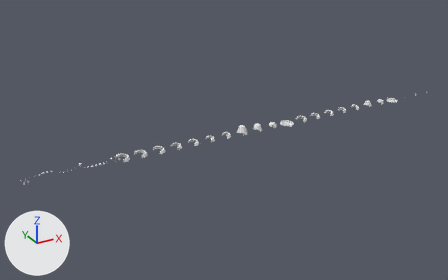
The Blender file art_src/kit/kit_hall.blend as it was, and as the next commit left it.
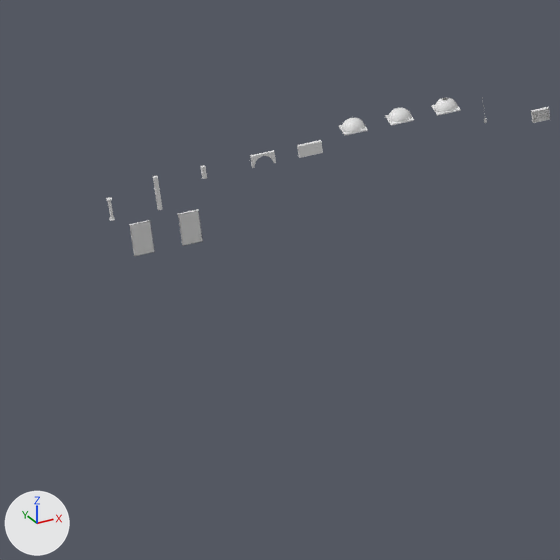
The first picture shows the older version from a 50 mm lens placed at (-167.0, -1134.0, 541.0), pointed at (445.0, -21.0, -16.0). The close-ups show the older and then the newer version on the part from 2% to 14% of the width and 58% to 76% of the height of that picture. Only the edits that show in the close-ups are written down. Arrows for +X, +Y and +Z are at lower left; the lights stay in place. Objects named as collision shapes, trigger or cutter boxes, shadow casters or lower levels of detail are left out.

Script lines for the objects in view, before the commit:
```python
me_case_wall_tall_ladder_4m__body_col_001 = bpy.data.meshes.new('case_wall_tall_ladder_4m__body-col.001')
me_case_wall_tall_ladder_4m__body_col_001.from_pydata(...)  # 144 vertices, 108 faces; spans x 0.31..3.69, y 0.46..0.93, z 0.0..5.9
me_case_wall_tall_ladder_4m__body_col_001.materials.append(mat_wood)  # white #e7e7e7
ob_case_wall_tall_ladder_4m__body_col = bpy.data.objects.new('case_wall_tall_ladder_4m__body-col', me_case_wall_tall_ladder_4m__body_col_001)
ob_case_wall_tall_ladder_4m__body_col.parent = ob_m_case_wall_tall_ladder_4m
ob_case_wall_tall_ladder_4m__body_col.location = (0.0, 0.0, 0.0)
```
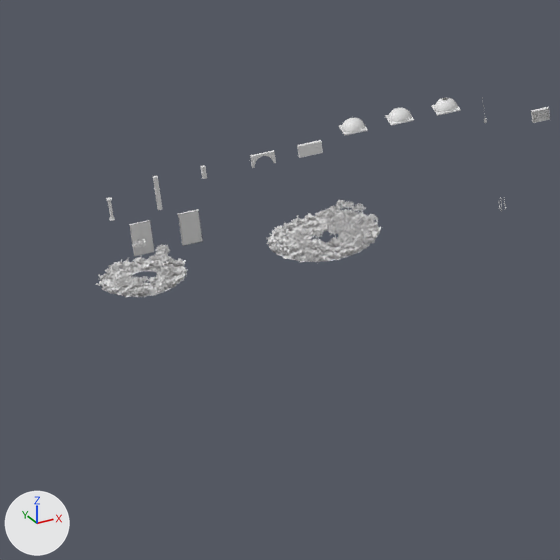
Changed parts and their boxes [x1, y1, x2, y2] in the close-ups (560 x 560 px):
'cone_garden120__fern', added
    after: [266, 209, 381, 261]
'cone_garden100__fern', added
    after: [96, 255, 187, 296]
'cone_garden120__leaves', added
    after: [288, 200, 378, 251]
'cone_garden100__leaves', added
    after: [107, 238, 176, 288]
'cone_garden120__grass', added
    after: [273, 209, 378, 262]
'cone_garden120__soil', added
    after: [269, 216, 371, 262]
'cone_garden100__grass', added
    after: [102, 257, 185, 296]
'cone_garden100__soil', added
    after: [99, 259, 183, 297]
'cone_garden120__flowers', added
    after: [272, 215, 377, 262]
'cone_garden120__moss', added
    after: [274, 217, 376, 263]
'cone_garden100__flowers', added
    after: [105, 259, 183, 295]
'cone_garden100__moss', added
    after: [110, 260, 188, 297]
'cone_garden120__bark', added
    after: [294, 207, 374, 258]
'cone_garden100__stones', added
    after: [117, 260, 178, 296]
'cone_garden100__bark', added
    after: [114, 246, 172, 296]
'cone_garden120__stones', added
    after: [290, 215, 361, 260]

What changed in the scene script:
```text
Add ob_cone_garden120__leaves:
    ob_cone_garden120__leaves = bpy.data.objects.new('cone_garden120__leaves', me_cone_garden120__leaves_001)  # 5600 vertices, 1400 faces; spans x -6.5..8.7, y -9.8..7.4, z 1.8..3.8; in mat_tree_leaf (white #e7e7e7)
    ob_cone_garden120__leaves.parent = ob_m_cone_garden120
    ob_cone_garden120__leaves.location = (0.0, 0.0, 0.0)
Add ob_m_cone_garden120:
    ob_m_cone_garden120 = bpy.data.objects.new('M_cone_garden120', None)
    ob_m_cone_garden120.location = (30.0, -64.0, 0.0)
Add ob_cone_garden120__bark:
    ob_cone_garden120__bark = bpy.data.objects.new('cone_garden120__bark', me_cone_garden120__bark_001)  # 760 vertices, 560 faces; spans x -5.9..8.0, y -8.6..6.7, z 0.0..2.9; in mat_bark (white #e7e7e7)
    ob_cone_garden120__bark.parent = ob_m_cone_garden120
    ob_cone_garden120__bark.location = (0.0, 0.0, 0.0)
Add ob_cone_garden120__grass:
    ob_cone_garden120__grass = bpy.data.objects.new('cone_garden120__grass', me_cone_garden120__grass)  # 2160 vertices, 540 faces; spans x -8.8..8.9, y -8.5..8.5, z 0.0..1.2; in mat_fern (white #e7e7e7)
    ob_cone_garden120__grass.parent = ob_m_cone_garden120
    ob_cone_garden120__grass.location = (0.0, 0.0, 0.0)
Add ob_cone_garden120__moss:
    ob_cone_garden120__moss = bpy.data.objects.new('cone_garden120__moss', me_cone_garden120__moss_001)  # 2700 vertices, 675 faces; spans x -8.8..9.1, y -8.9..8.9, z 0.0..0.1; in mat_fern (white #e7e7e7)
    ob_cone_garden120__moss.parent = ob_m_cone_garden120
    ob_cone_garden120__moss.location = (0.0, 0.0, 0.0)
Add ob_cone_garden120__flowers:
    ob_cone_garden120__flowers = bpy.data.objects.new('cone_garden120__flowers', me_cone_garden120__flowers_001)  # 1344 vertices, 336 faces; spans x -8.6..8.9, y -8.2..8.6, z 0.0..0.5; in mat_persian_flowers (white #e7e7e7)
    ob_cone_garden120__flowers.parent = ob_m_cone_garden120
    ob_cone_garden120__flowers.location = (0.0, 0.0, 0.0)
Add ob_cone_garden120__fern:
    ob_cone_garden120__fern = bpy.data.objects.new('cone_garden120__fern', me_cone_garden120__fern_001)  # 8112 vertices, 2028 faces; spans x -9.3..9.2, y -9.0..8.8, z 0.0..0.9; in mat_fern (white #e7e7e7)
    ob_cone_garden120__fern.parent = ob_m_cone_garden120
    ob_cone_garden120__fern.location = (0.0, 0.0, 0.0)
Add ob_cone_garden120__stones:
    ob_cone_garden120__stones = bpy.data.objects.new('cone_garden120__stones', me_cone_garden120__stones)  # 776 vertices, 582 faces; spans x -5.1..6.8, y -9.2..9.3, z 0.0..0.5; in mat_arch_stone (white #e7e7e7)
    ob_cone_garden120__stones.parent = ob_m_cone_garden120
    ob_cone_garden120__stones.location = (0.0, 0.0, 0.0)
Add ob_cone_garden120__soil:
    ob_cone_garden120__soil = bpy.data.objects.new('cone_garden120__soil', me_cone_garden120__soil)  # 144 vertices, 72 faces; spans x -9.0..8.6, y -9.1..8.7, z 0.0; in mat_persian_soil (white #e7e7e7)
    ob_cone_garden120__soil.parent = ob_m_cone_garden120
    ob_cone_garden120__soil.location = (0.0, 0.0, 0.0)
Add ob_cone_garden100__leaves:
    ob_cone_garden100__leaves = bpy.data.objects.new('cone_garden100__leaves', me_cone_garden100__leaves_001)  # 3080 vertices, 770 faces; spans x -5.7..5.3, y -7.3..7.8, z 2.0..3.8; in mat_tree_leaf (white #e7e7e7)
    ob_cone_garden100__leaves.parent = ob_m_cone_garden100
    ob_cone_garden100__leaves.location = (0.0, 0.0, 0.0)
Add ob_m_cone_garden100:
    ob_m_cone_garden100 = bpy.data.objects.new('M_cone_garden100', None)
    ob_m_cone_garden100.location = (0.0, -64.0, 0.0)
Add ob_cone_garden100__bark:
    ob_cone_garden100__bark = bpy.data.objects.new('cone_garden100__bark', me_cone_garden100__bark_001)  # 418 vertices, 308 faces; spans x -5.06..4.55, y -6.31..6.77, z -0.01..2.92; in mat_bark (white #e7e7e7)
    ob_cone_garden100__bark.parent = ob_m_cone_garden100
    ob_cone_garden100__bark.location = (0.0, 0.0, 0.0)
Add ob_cone_garden100__grass:
    ob_cone_garden100__grass = bpy.data.objects.new('cone_garden100__grass', me_cone_garden100__grass)  # 1216 vertices, 304 faces; spans x -6.11..7.01, y -6.77..6.53, z 0.0..1.21; in mat_fern (white #e7e7e7)
    ob_cone_garden100__grass.parent = ob_m_cone_garden100
    ob_cone_garden100__grass.location = (0.0, 0.0, 0.0)
Add ob_cone_garden100__moss:
    ob_cone_garden100__moss = bpy.data.objects.new('cone_garden100__moss', me_cone_garden100__moss_001)  # 1524 vertices, 381 faces; spans x -6.83..7.07, y -7.25..6.76, z 0.01..0.11; in mat_fern (white #e7e7e7)
    ob_cone_garden100__moss.parent = ob_m_cone_garden100
    ob_cone_garden100__moss.location = (0.0, 0.0, 0.0)
Add ob_cone_garden100__flowers:
    ob_cone_garden100__flowers = bpy.data.objects.new('cone_garden100__flowers', me_cone_garden100__flowers_001)  # 756 vertices, 189 faces; spans x -6.62..6.51, y -6.86..6.35, z 0.0..0.51; in mat_persian_flowers (white #e7e7e7)
    ob_cone_garden100__flowers.parent = ob_m_cone_garden100
    ob_cone_garden100__flowers.location = (0.0, 0.0, 0.0)
Add ob_cone_garden100__fern:
    ob_cone_garden100__fern = bpy.data.objects.new('cone_garden100__fern', me_cone_garden100__fern_001)  # 4584 vertices, 1146 faces; spans x -7.7..7.4, y -7.2..6.9, z 0.0..0.9; in mat_fern (white #e7e7e7)
    ob_cone_garden100__fern.parent = ob_m_cone_garden100
    ob_cone_garden100__fern.location = (0.0, 0.0, 0.0)
Add ob_cone_garden100__stones:
    ob_cone_garden100__stones = bpy.data.objects.new('cone_garden100__stones', me_cone_garden100__stones)  # 728 vertices, 546 faces; spans x -4.43..5.8, y -7.28..7.26, z 0.0..0.46; in mat_arch_stone (white #e7e7e7)
    ob_cone_garden100__stones.parent = ob_m_cone_garden100
    ob_cone_garden100__stones.location = (0.0, 0.0, 0.0)
Add ob_cone_garden100__soil:
    ob_cone_garden100__soil = bpy.data.objects.new('cone_garden100__soil', me_cone_garden100__soil)  # 144 vertices, 72 faces; spans x -7.02..6.66, y -7.11..6.7, z 0.01; in mat_persian_soil (white #e7e7e7)
    ob_cone_garden100__soil.parent = ob_m_cone_garden100
    ob_cone_garden100__soil.location = (0.0, 0.0, 0.0)
```
